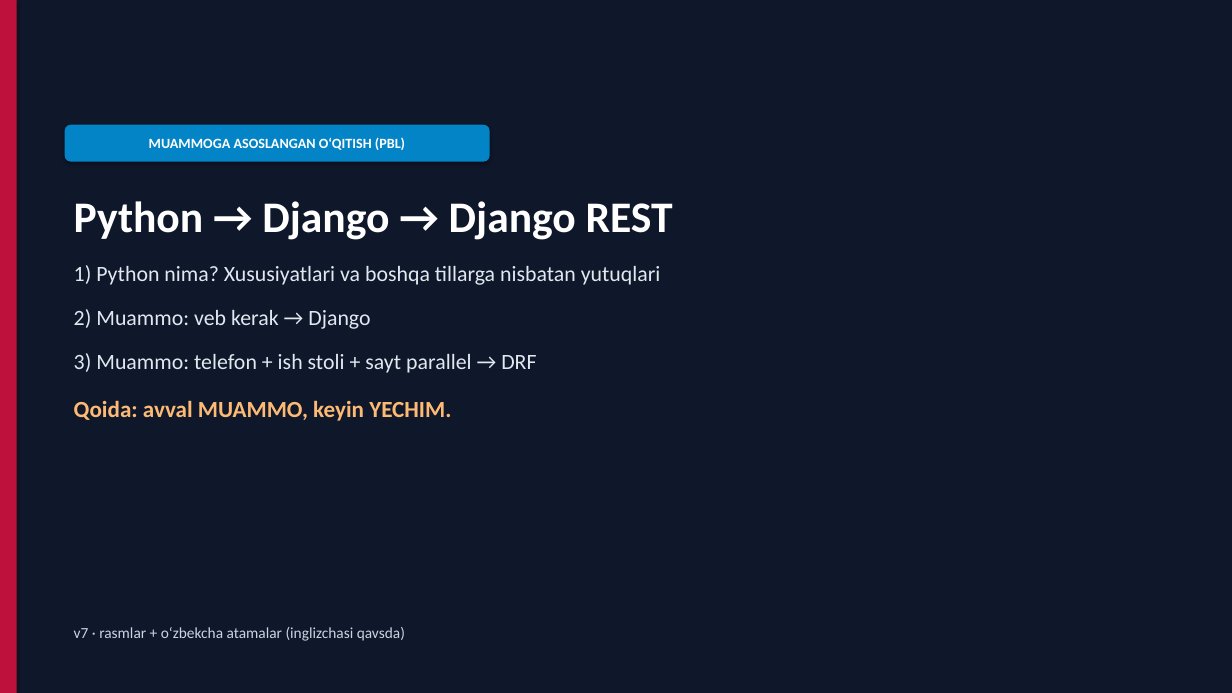
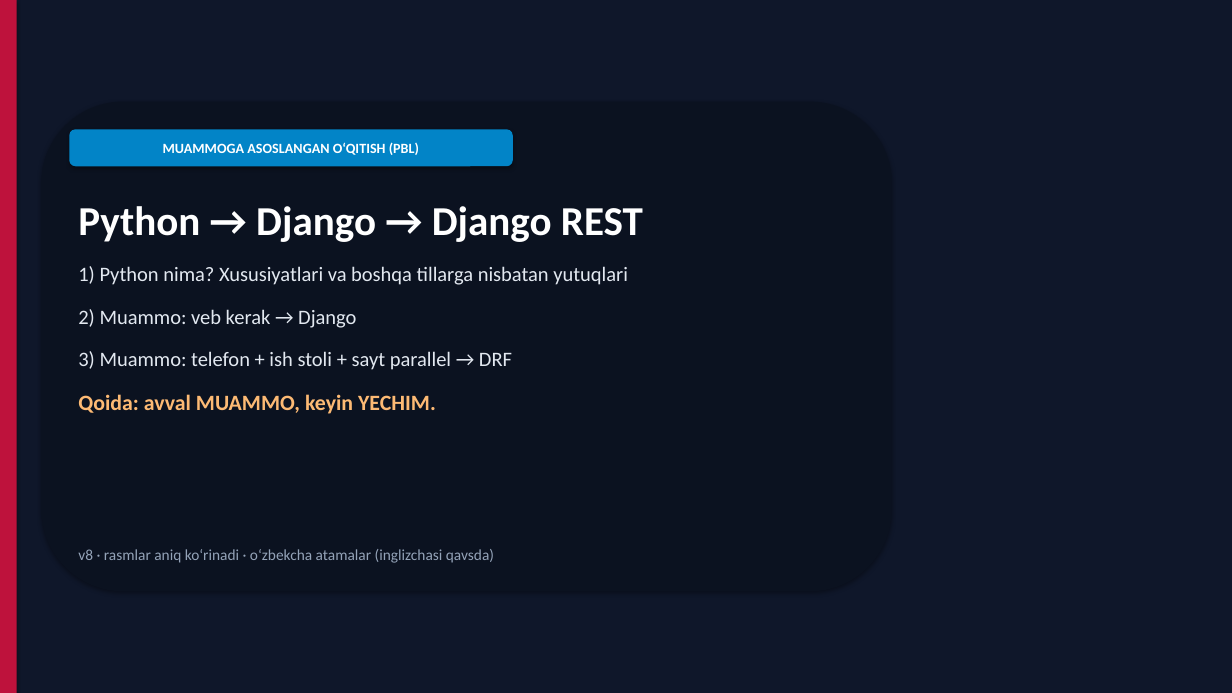
Before and after one commit to DilshodZokirov/bgalaxy-app, a slide deck: slide 1 of python-prezentatsiya/Python-Django-PBL-v5.pptx. Drawn at 1232x693 pixels with LibreOffice and Linux fonts; fonts in the diff are those of the drawing; background and template pictures are left out. Boxes give left, top, right and bottom in pixels: in the first picture for what was removed or moved away, otherwise in the second. Text is boxed around its words. In the diff, an @@ line names an element or a change of style, - is before the commit and + after.

```diff
--- a/python-prezentatsiya/Python-Django-PBL-v5.pptx
+++ b/python-prezentatsiya/Python-Django-PBL-v5.pptx
@@ rounded rectangle added at (42, 102, 892, 592), fill #0B1220 @@
@@ text "MUAMMOGA ASOSLANGAN O‘QITISH (PBL)": place and size @@
-text "MUAMMOGA ASOSLANGAN O‘QITISH (PBL)" at (149, 137, 405, 150)
+text "MUAMMOGA ASOSLANGAN O‘QITISH (PBL)" at (163, 142, 419, 155)
@@ rounded rectangle: place and size @@
-rounded rectangle at (65, 125, 490, 162)
+rounded rectangle at (69, 129, 513, 166)
@@ text "Python → Django → Django ..." at (78, 206, 643, 414): size 34 to 32 pt in "Python → Django → Django REST"; size 17 to 16 pt in "1) Python nima? Xususiyatlari va boshqa tillarga ..."; size 18 to 17 pt in "Qoida: avval MUAMMO, keyin YECHIM."; less space between paragraphs @@
@@ text at (78, 549, 494, 563): text changed; text colour #CBD5E1 to #94A3B8 @@
-v7 · rasmlar + o‘zbekcha atamalar (inglizchasi qavsda)
+v8 · rasmlar aniq ko‘rinadi · o‘zbekcha atamalar (inglizchasi qavsda)
```
Also in this commit, not shown: 1 other slide changed, 12 other files.
